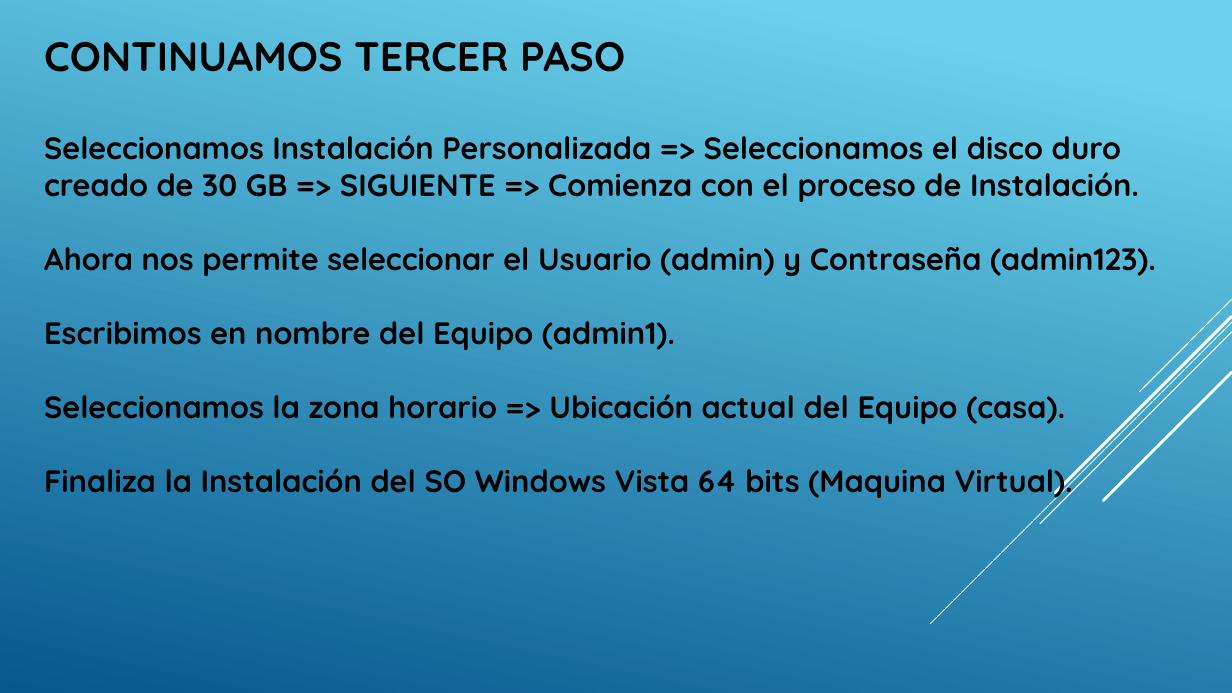
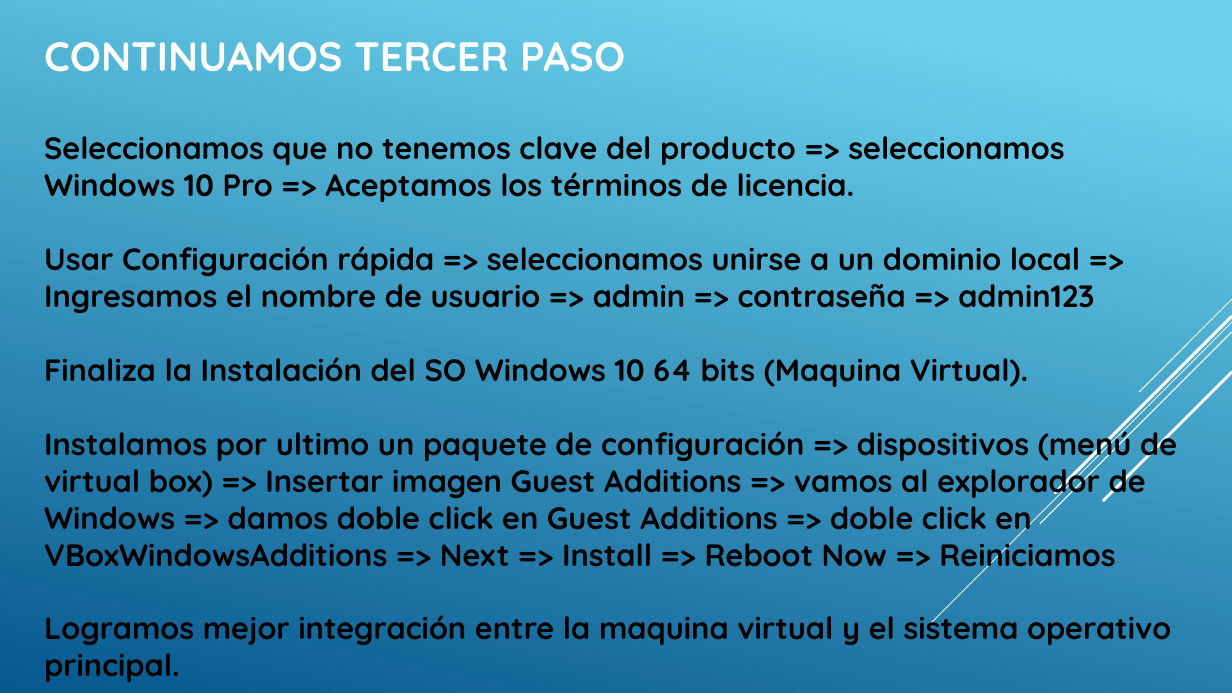
Before and after one commit to FedeConciencia/Proyecto_Final_Comedores_2021, a slide deck: slide 7 of Guia Detallada Instalacion y Ejecucion Proyecto/GUIA DETALLA CONFIGURACION PROYECTO.pptx. Drawn at 1232x693 pixels with LibreOffice and Linux fonts; fonts in the diff are those of the drawing. Boxes give left, top, right and bottom in pixels: in the first picture for what was removed or moved away, otherwise in the second. Text is boxed around its words. In the diff, an @@ line names an element or a change of style, - is before the commit and + after.

Commit message:
Se gestiona nueva Actualiacion de Guia Detallada Instalacion y Ejecucion Proyecto Maquina Virtual y archivo Readme.txt

```diff
--- a/Guia Detallada Instalacion y Ejecucion Proyecto/GUIA DETALLA CONFIGURACION PROYECTO.pptx
+++ b/Guia Detallada Instalacion y Ejecucion Proyecto/GUIA DETALLA CONFIGURACION PROYECTO.pptx
@@ text at (x1=44, y1=42, x2=625, y2=72): text colour #000000 to #FFFFFF in "CONTINUAMOS TERCER PASO" @@
@@ text at (x1=44, y1=136, x2=1177, y2=682): text changed @@
-Seleccionamos Instalación Personalizada => Seleccionamos el disco duro creado de 30 GB => SIGUIENTE => Comienza con el proceso de Instalación.
-Ahora nos permite seleccionar el Usuario (admin) y Contraseña (admin123).
-Escribimos en nombre del Equipo (admin1).
-Seleccionamos la zona horario => Ubicación actual del Equipo (casa).
-Finaliza la Instalación del SO Windows Vista 64 bits (Maquina Virtual).
+Seleccionamos que no tenemos clave del producto => seleccionamos Windows 10 Pro => Aceptamos los términos de licencia.
+Usar Configuración rápida => seleccionamos unirse a un dominio local =>
+Ingresamos el nombre de usuario => admin => contraseña => admin123
+Finaliza la Instalación del SO Windows 10 64 bits (Maquina Virtual).
+Instalamos por ultimo un paquete de configuración => dispositivos (menú de virtual box) => Insertar imagen Guest Additions => vamos al explorador de Windows => damos doble click en Guest Additions => doble click en VBoxWindowsAdditions => Next => Install => Reboot Now => Reiniciamos
+Logramos mejor integración entre la maquina virtual y el sistema operativo principal.
```
Also in this commit, not shown: 5 other slides changed, 1 other file.
